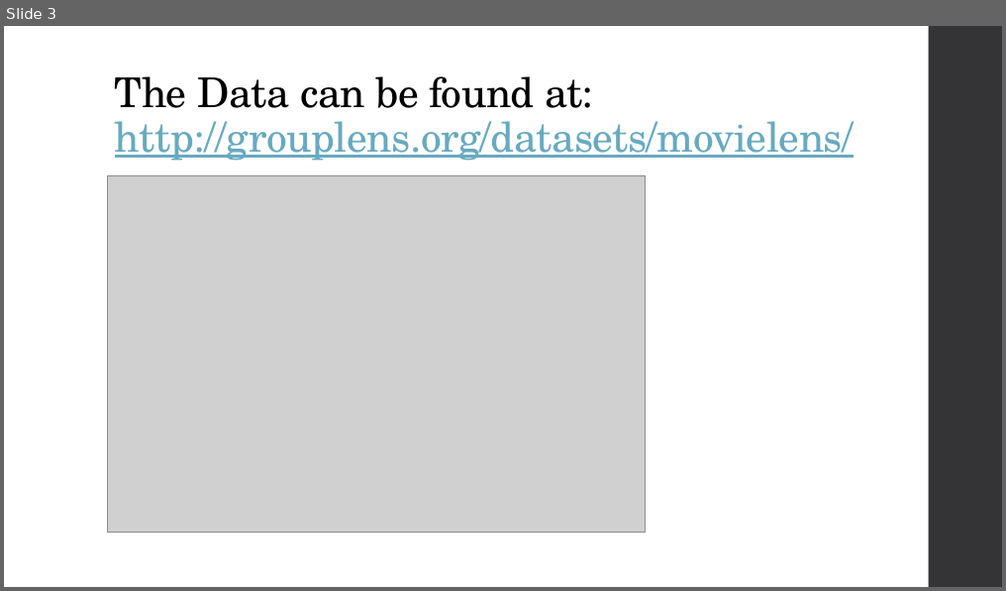
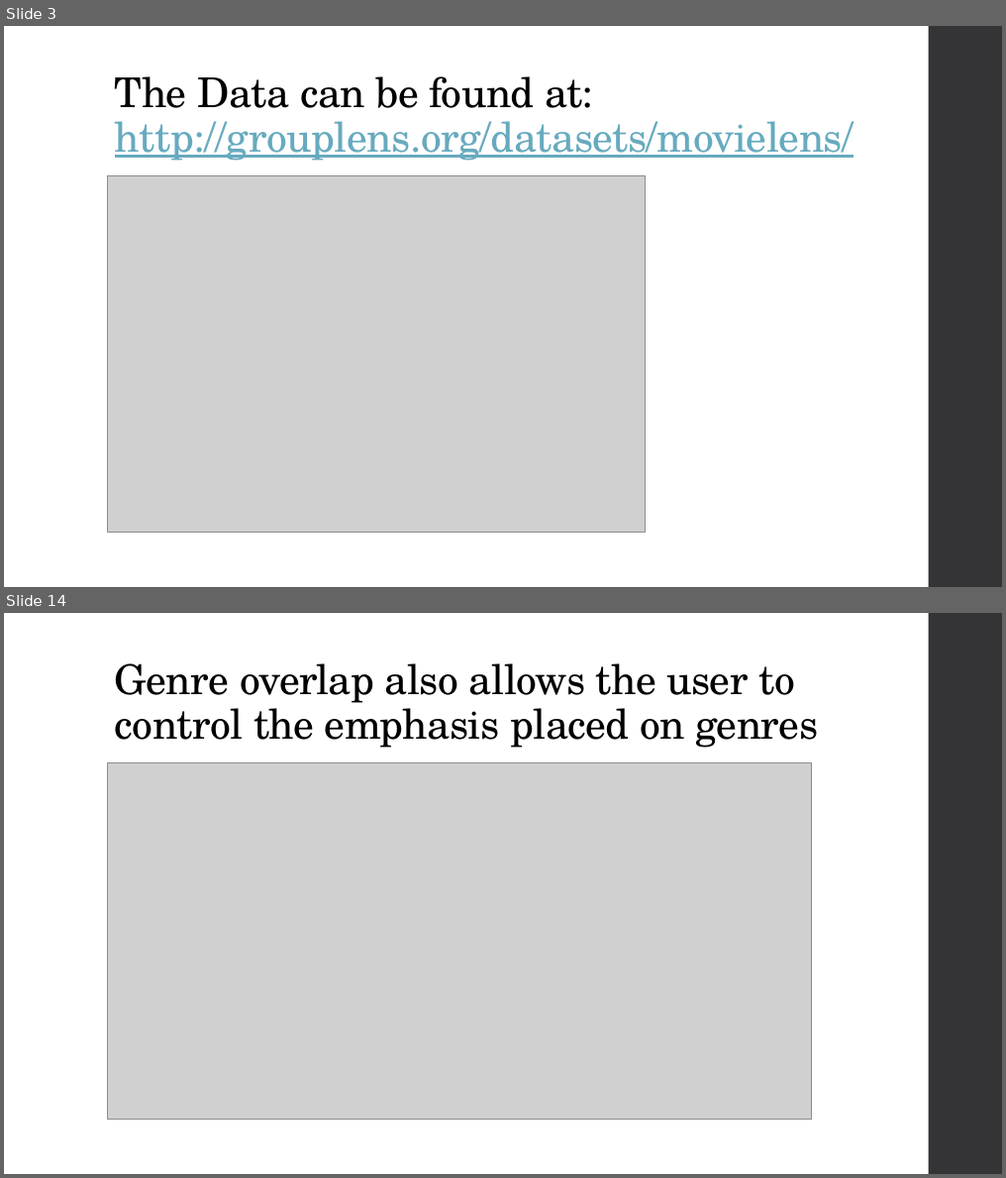
Before and after one commit to SomilB/Data-Science-Intensive---Capstone-Project, a slide deck: Capstone Presentation.pptx. Shown one above the other, each under a label of ours: slide 3 before the commit, slides 3 and 14 after it; the slides between them are not shown. The pictures are 1006x591 and 1006x1178 pixels, drawn with LibreOffice and Linux fonts; fonts in the diff are those of the drawing; grey boxes stand for pictures. Boxes give left, top, right and bottom in pixels: in the first picture for what was removed or moved away, otherwise in the second. Text is boxed around its words. In the diff, an @@ line names an element or a change of style, - is before the commit and + after.

```diff
--- a/Capstone Presentation.pptx
+++ b/Capstone Presentation.pptx
@@ slide 14 added at <box>4,613,1002,1174</box>, background #FFFFFF; not listed: 1 template element that a slide beside it also shows @@
@@ title added at <box>115,663,818,748</box>, 39.6 pt, text #000000 @@
+Genre overlap also allows the user to control the emphasis placed on genres
@@ picture added at <box>107,762,811,1119</box> @@
```
Also in this commit, not shown: 7 slides changed, 9 other slides added, 2 slides removed.
